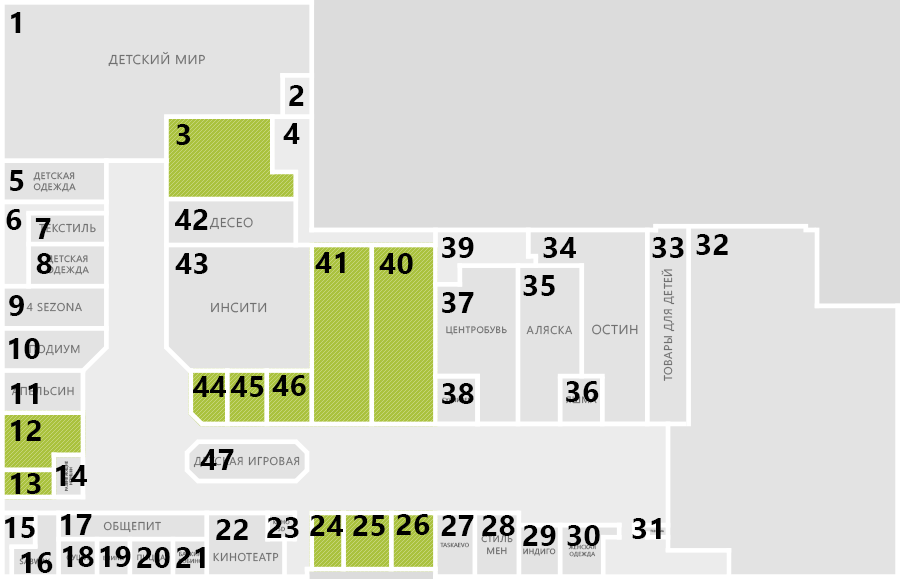
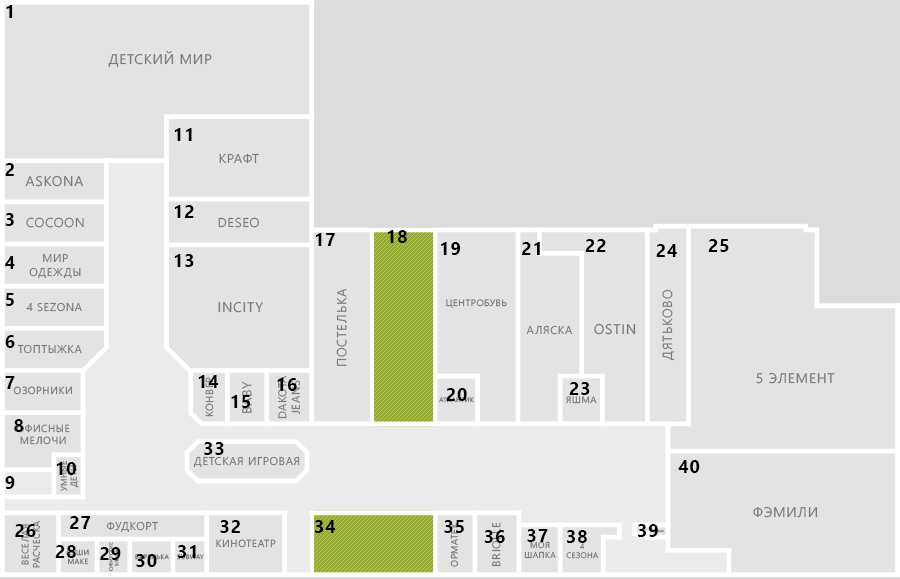
Revision of a layered 900×579 image; what changed, layer by layer:
removed group "Нумерация" (47 layers) over 5, 12, 728, 573
added group "нум" with 40 layers above "ковер" over 5, 5, 729, 567
moved "40" into group "нум", painted on it over 379, 253, 700, 473
moved "39" into group "нум", painted on it over 442, 237, 658, 537
moved "34" into group "нум", painted on it over 315, 237, 576, 533
moved "33" into group "нум", painted on it over 204, 237, 684, 455
moved "32" into group "нум", painted on it over 220, 234, 728, 533
moved "25" into group "нум", painted on it over 353, 239, 729, 536
moved "24" into group "нум", painted on it over 310, 244, 677, 536
moved "23" into group "нум", painted on it over 267, 382, 590, 538
moved "22" into group "нум", painted on it over 216, 239, 606, 540
moved "21" into group "нум", painted on it over 176, 242, 540, 568
moved "20" into group "нум", painted on it over 137, 388, 467, 568
moved "19" into group "нум", painted on it over 100, 242, 461, 567
moved "18" into group "нум", painted on it over 63, 230, 407, 567
moved "17" into group "нум", painted on it over 61, 233, 335, 535
moved "16" into group "нум", painted on it over 21, 378, 297, 573
moved "13" into group "нум", painted on it over 11, 254, 194, 494
moved "11" into group "нум", painted on it over 11, 128, 192, 404
added group "ковер" with 129 layers above "маск" over 4, 5, 896, 577
added group "group" with 86 layers in group "ковер" over 4, 5, 896, 577
added layer "layer8" in group "ковер" over 4, 158, 727, 577
added layer "bg" (1st of 2, in "ковер") in group "ковер" over 4, 5, 896, 577
renamed "Подсвеченная карта" to "маск", hid it, painted on it over 0, 5, 900, 579
…and 132 more changes (102 added, 23 painted, 7 removed, 23 stack)
